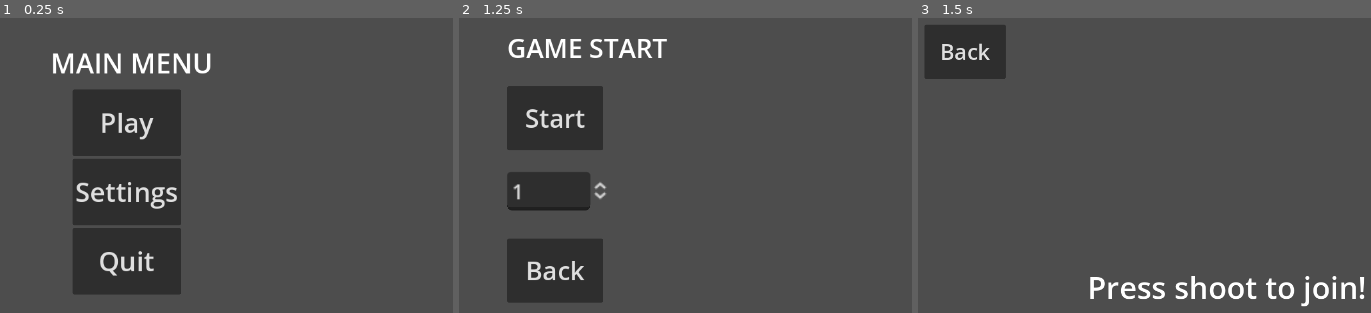
Above: before the commit, frames 1-3 (left to right).
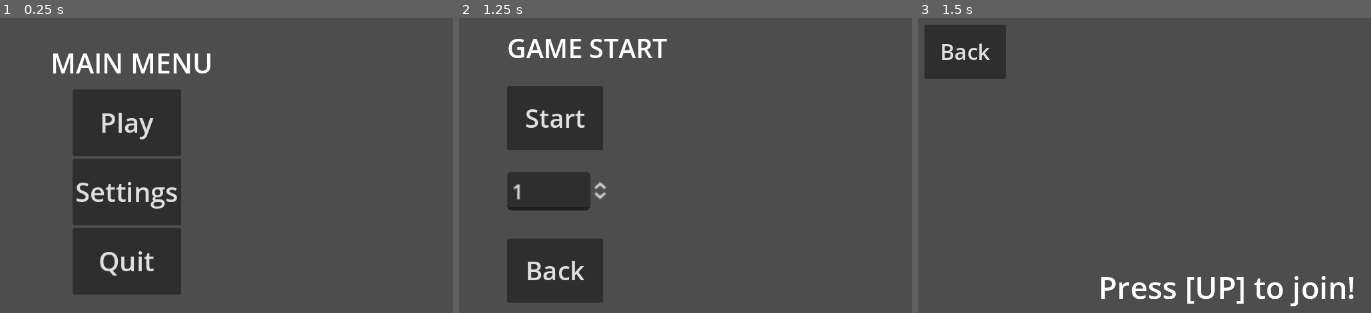
Above: after the commit, the same moments.

Repository: StickyBeacon/chasebox
Game: Godot game, scene res://spaces/main_menu.tscn
The game is run twice, just before and just after one commit, with the same random seed, the same clock (stepped at 60 frames per second) and the same inputs. The engine's default icon, where the game draws it, is replaced by a stand-in: a white triangle on a blue panel in a dark square. Sound files missing from this copy of the repository are replaced by a short silence.
Inputs:
- Up to frame 1 (0.25 s): no input
- Up to frame 2 (1.25 s): click "Play" at 0.5 s
- Up to frame 3 (1.5 s): click "Start" at 1.25 s

Frames 1-2 are identical in both runs. In frame 3, 2.3% of the frame differs, in the area x 37-99%, y 87-98%.

Commit message:
Multiplechanges
back in the game, baybey!

Diff:
--- a/managers/non_globals/map_manager.gd
+++ b/managers/non_globals/map_manager.gd
@@ -1,26 +1,29 @@
 extends Node
 
-var _map_list = []
 const MAP_DIR = "res://spaces/maps/"
 var _current_map :BaseMap= null
-const MAPS = [1,2,3,4,5]
+var _chosen_maps = [1,2,3,4,5]
+var _current_maps = []
+var _current_map_id = -1
 
 
 func _ready() -> void:
-	var dir_access = DirAccess.open(MAP_DIR)
-	for map in dir_access.get_files():
-		if map.ends_with(".tscn"):
-			_map_list.append(load(MAP_DIR + map))
-			print("%s: added map %s" % [self,load(MAP_DIR + map)])
+	set_maps(_chosen_maps)
 
 
 func generate_random_map():
 	_clear_map()
-	var map_to_load = ResourceLoader.load("res://spaces/maps/map_%s.tscn" % MAPS.pick_random())
+
+	if _current_maps.is_empty():
+		set_maps(_chosen_maps)
+
+	_current_map_id = _current_maps.pick_random()
+	print("%s: loading map %s" % [name,_current_map_id])
+	var map_to_load = ResourceLoader.load("res://spaces/maps/map_%s.tscn" % _current_map_id)
 	var new_map = map_to_load.instantiate()
 	%Map.add_child(new_map)
 	_current_map = new_map
-
+	_current_maps.erase(_current_map_id)
 
 
 func spawn_players(team_dict):
@@ -31,8 +34,12 @@
 		player.global_position = _current_map.get_spawn(team)
 
 
-
 func _clear_map():
 	_current_map = null
 	for child in %Map.get_children():
 		child.queue_free()
+
+
+func set_maps(maps):
+	_chosen_maps = maps
+	_current_maps = _chosen_maps.duplicate()
--- a/managers/non_globals/round_manager.gd
+++ b/managers/non_globals/round_manager.gd
@@ -68,7 +68,6 @@
 	_clear_turn()
 	#Als alle turns voorbij zijn, begin nieuwe "ronde"
 	if _turn_count > _turn_order.size():
-		%TimerManager.calculate_round_points()
 		_turn_count = 0
 		_next_round()
 		return
@@ -155,7 +154,7 @@
 
 
 func _clear_round():
-	%TimerManager.clear_round()
+	pass
 
 
 func _on_round_timer_timeout() -> void:
--- a/managers/non_globals/timer_manager.gd
+++ b/managers/non_globals/timer_manager.gd
@@ -2,11 +2,8 @@
 
 @onready var timer :Timer = %ActualTimer
 @onready var label :Label = %TimeLabel
-# Voor totale game score bij te houden
-var game_score_dict = {}
-# Voor momentele ronde score bij te houden
-var round_time_dict = {}
 var total_time_dict = {}
+const SURVIVED_ADDITION = 5
 
 
 func _physics_process(_delta: float) -> void:
@@ -40,36 +37,18 @@
 
 
 func reset_values():
-	game_score_dict = {}
-	round_time_dict = {}
 	total_time_dict = {}
 
 
 func add_player(player_id):
-	game_score_dict[player_id] = 0
-	round_time_dict[player_id] = 0
 	total_time_dict[player_id] = 0
-
-
-func calculate_round_points():
-	var values = round_time_dict.values()
-	var player_id = round_time_dict.keys()[values.find(values.max())]
-	print("%s: %s got point this round!" % [name, player_id])
-	game_score_dict[player_id] += 1
-
-
-func clear_round():
-	for id in round_time_dict.keys():
-		round_time_dict[id] = 0
 
 
 func add_player_time(player_id, max_time = false):
 	print("%s: %s survived %s" % [name, player_id, _get_current_time()])
 	if max_time:
-		round_time_dict[player_id] += timer.wait_time
-		total_time_dict[player_id] += timer.wait_time
+		total_time_dict[player_id] += timer.wait_time + SURVIVED_ADDITION
 		return
-	round_time_dict[player_id] += _get_current_time()
 	total_time_dict[player_id] += _get_current_time()
 
 
--- a/player/player.gd
+++ b/player/player.gd
@@ -111,7 +111,6 @@
 
 func recolor_sprites(color):
 	%JumpIndicator.modulate = color
-	%AimCursor.modulate = color
 	%ChaseSprite.modulate = color
 	%ChaseSprite.modulate.a = .3
 	%ChaseSprite2.modulate = color
--- a/player/player.tscn
+++ b/player/player.tscn
@@ -9,7 +9,6 @@
 [ext_resource type="Texture2D" uid="uid://8t7m5pij44ai" path="res://assets/images/Queen/Air1.png" id="5_m4uwu"]
 [ext_resource type="Texture2D" uid="uid://cd6vopmwi1kyh" path="res://assets/images/Queen/Idle2.png" id="6_4e5a3"]
 [ext_resource type="Texture2D" uid="uid://bi2aq251gc8hy" path="res://assets/images/Queen/Air2.png" id="6_41fis"]
-[ext_resource type="Texture2D" uid="uid://lkw46275p7g8" path="res://assets/images/arrow.png" id="6_rluxf"]
 [ext_resource type="Texture2D" uid="uid://c1d467ncfvcvq" path="res://assets/images/jumpPlatform.png" id="7_h4bhr"]
 [ext_resource type="Texture2D" uid="uid://bnlg07teg28eq" path="res://assets/images/wheel.png" id="8_ff2o0"]
 [ext_resource type="Texture2D" uid="uid://fdxc10t3fxvv" path="res://assets/images/Queen/Jump1.png" id="9_cwxh1"]
@@ -366,17 +365,6 @@
 wait_time = 0.1
 one_shot = true
 
-[node name="AimCursor" type="Node2D" parent="."]
-unique_name_in_owner = true
-
-[node name="Sprite2D2" type="Sprite2D" parent="AimCursor"]
-z_index = 20
-texture_filter = 1
-position = Vector2(57, 0)
-rotation = -1.5708
-scale = Vector2(0.596476, 0.596476)
-texture = ExtResource("6_rluxf")
-
 [node name="JumpIndicator" type="Sprite2D" parent="."]
 unique_name_in_owner = true
 z_index = 11
--- a/player/player_movement.gd
+++ b/player/player_movement.gd
@@ -18,7 +18,7 @@
 # Rounds coyote-walljump mechanic
 var _free_jump = false
 
-var input_dict = {"jump" = null,"shoot"= null,"left"= null,"right"= null,"up"= null,"down"= null}
+var input_dict = {"jump" = null,"left"= null,"right"= null,"up"= null,"down"= null}
 
 var can_move:bool = false
 
--- a/player/player_shooting.gd
+++ b/player/player_shooting.gd
@@ -1,7 +1,7 @@
 extends Node
 
 @onready var player :Player = $"../.."
-var _input_dict = {"jump" = null,"shoot"= null,"left"= null,"right"= null,"up"= null,"down"= null}
+var _input_dict = {"jump" = null,"left"= null,"right"= null,"up"= null,"down"= null}
 
 var _bullet_type = preload("res://spawnables/basic_bullet.tscn")
 var _aim_rot:float = 0
@@ -13,10 +13,9 @@
 		_input_dict[key] = key + str(player.controller_id)
 
 
-#func _input(event: InputEvent) -> void: #TODO verander dit als je items wilt!!!!!!!!!!!!!!!!!!
-	#
-	#if event.is_action_pressed(_input_dict["shoot"]):
-		#shoot()
+func _input(event: InputEvent) -> void:
+	if event.is_action_pressed(_input_dict["up"]):
+		shoot()
 
 
 func _process(delta: float) -> void:
@@ -24,8 +23,6 @@
 	if _input_vector != Vector2.ZERO:
 		var target_rot = atan2(_input_vector.normalized().y,_input_vector.normalized().x)
 		_aim_rot = lerp_angle(_aim_rot,target_rot,delta*AIM_LERP_SPEED)
-		%AimCursor.rotation = _aim_rot
-
 
 
 func shoot():
--- a/project.godot
+++ b/project.godot
@@ -35,11 +35,6 @@
 jump1={
 "deadzone": 0.5,
 "events": [Object(InputEventKey,"resource_local_to_scene":false,"resource_name":"","device":-1,"window_id":0,"alt_press …(191 unchanged characters)…
-]
-}
-shoot1={
-"deadzone": 0.5,
-"events": [Object(InputEventKey,"resource_local_to_scene":false,"resource_name":"","device":-1,"window_id":0,"alt_pressed":false,"shift_pressed":false,"ctrl_pressed":false,"meta_pressed":false,"pressed":false,"keycode":0,"physical_keycode":4194325,"key_label":0,"unicode":0,"location":1,"echo":false,"script":null)
 ]
 }
 left1={
@@ -87,19 +82,9 @@
 "events": [Object(InputEventKey,"resource_local_to_scene":false,"resource_name":"","device":-1,"window_id":0,"alt_press …(195 unchanged characters)…
 ]
 }
-shoot2={
-"deadzone": 0.5,
-"events": [Object(InputEventKey,"resource_local_to_scene":false,"resource_name":"","device":-1,"window_id":0,"alt_pressed":false,"shift_pressed":false,"ctrl_pressed":false,"meta_pressed":false,"pressed":false,"keycode":0,"physical_keycode":4194326,"key_label":0,"unicode":0,"location":2,"echo":false,"script":null)
-]
-}
 jump3={
 "deadzone": 0.5,
 "events": [Object(InputEventKey,"resource_local_to_scene":false,"resource_name":"","device":-1,"window_id":0,"alt_press …(192 unchanged characters)…
-]
-}
-shoot3={
-"deadzone": 0.5,
-"events": [Object(InputEventKey,"resource_local_to_scene":false,"resource_name":"","device":-1,"window_id":0,"alt_pressed":false,"shift_pressed":false,"ctrl_pressed":false,"meta_pressed":false,"pressed":false,"keycode":0,"physical_keycode":67,"key_label":0,"unicode":99,"location":0,"echo":false,"script":null)
 ]
 }
 left3={
@@ -125,11 +110,6 @@
 jump4={
 "deadzone": 0.5,
 "events": [Object(InputEventKey,"resource_local_to_scene":false,"resource_name":"","device":-1,"window_id":0,"alt_press …(191 unchanged characters)…
-]
-}
-shoot4={
-"deadzone": 0.5,
-"events": [Object(InputEventKey,"resource_local_to_scene":false,"resource_name":"","device":-1,"window_id":0,"alt_pressed":false,"shift_pressed":false,"ctrl_pressed":false,"meta_pressed":false,"pressed":false,"keycode":0,"physical_keycode":77,"key_label":0,"unicode":109,"location":0,"echo":false,"script":null)
 ]
 }
 left4={
--- a/spaces/main_menu.tscn
+++ b/spaces/main_menu.tscn
@@ -248,7 +248,7 @@
 grow_horizontal = 2
 grow_vertical = 2
 theme_override_font_sizes/font_size = 56
-text = "Press shoot to join!"
+text = "Press [UP] to join!"
 horizontal_alignment = 1
 
 [connection signal="button_up" from="CanvasLayer/StartGame/BackButton" to="." method="change_menu" binds= [&"MainMenu"]]
--- a/spaces/maps/map_3.tscn
+++ b/spaces/maps/map_3.tscn
@@ -7,27 +7,35 @@
 [node name="BaseMap" instance=ExtResource("1_2yhgn")]
 
 [node name="ChaserSpawn" parent="." index="0"]
-position = Vector2(0, 242)
+position = Vector2(192, 235)
 
 [node name="RunnerSpawn" parent="." index="1"]
-position = Vector2(0, -245)
+position = Vector2(-117, -170)
 
 [node name="Obstacle" parent="." index="3" instance=ExtResource("2_gxdil")]
-position = Vector2(0, 147)
-scale = Vector2(-6.89713, -1.07475)
+position = Vector2(199, 129)
+scale = Vector2(-3.39514, -1.18222)
 
-[node name="Obstacle2" parent="." index="4" instance=ExtResource("2_gxdil")]
-position = Vector2(0, -147)
-scale = Vector2(-6.89713, -1.07475)
+[node name="Obstacle4" parent="." index="4" instance=ExtResource("2_gxdil")]
+position = Vector2(-465, -44)
+scale = Vector2(2.71791, -2.06318)
 
-[node name="SawBlade" parent="." index="5" instance=ExtResource("3_pqc1m")]
-position = Vector2(-210, 96)
-scale = Vector2(3.79361, 3.79361)
+[node name="Obstacle5" parent="." index="5" instance=ExtResource("2_gxdil")]
+position = Vector2(-331, 189)
+scale = Vector2(2.00931, 0.88422)
 
-[node name="SawBlade2" parent="." index="6" instance=ExtResource("3_pqc1m")]
+[node name="Obstacle2" parent="." index="6" instance=ExtResource("2_gxdil")]
+position = Vector2(-116, -106)
+scale = Vector2(-1.483, -0.477667)
+
+[node name="Obstacle3" parent="." index="7" instance=ExtResource("2_gxdil")]
+position = Vector2(125, -104)
+scale = Vector2(-1.483, -0.477667)
+
+[node name="SawBlade" parent="." index="8" instance=ExtResource("3_pqc1m")]
+position = Vector2(195, 294)
+scale = Vector2(1.95523, 1.95523)
+
+[node name="SawBlade2" parent="." index="9" instance=ExtResource("3_pqc1m")]
 position = Vector2(0, -99)
 scale = Vector2(3.79361, 3.79361)
-
-[node name="SawBlade3" parent="." index="7" instance=ExtResource("3_pqc1m")]
-position = Vector2(210, 96)
-scale = Vector2(3.79361, 3.79361)
--- a/spaces/maps/map_4.tscn
+++ b/spaces/maps/map_4.tscn
@@ -6,29 +6,36 @@
 
 [node name="BaseMap" instance=ExtResource("1_hq2mn")]
 
+[node name="ChaserSpawn" parent="." index="0"]
+position = Vector2(-362, 208)
+
 [node name="RunnerSpawn" parent="." index="1"]
-position = Vector2(504, -108)
+position = Vector2(425, -120)
 
 [node name="Obstacle" parent="." index="3" instance=ExtResource("2_7eu2l")]
 position = Vector2(-285, 0)
 scale = Vector2(2.93289, 3.01418)
 
 [node name="Obstacle2" parent="." index="4" instance=ExtResource("2_7eu2l")]
-position = Vector2(226, 277)
-scale = Vector2(1.20377, 2.41917)
+position = Vector2(218, 184)
+scale = Vector2(1.23586, 1.27866)
 
 [node name="Obstacle3" parent="." index="5" instance=ExtResource("2_7eu2l")]
-position = Vector2(780, -6)
-scale = Vector2(6.47156, -1.27325)
+position = Vector2(422, 7)
+scale = Vector2(1.3882, -1.23984)
 
 [node name="Obstacle4" parent="." index="6" instance=ExtResource("2_7eu2l")]
-position = Vector2(113, -255)
-scale = Vector2(1.18785, -3.20557)
+position = Vector2(123, -165)
+scale = Vector2(1.44429, -1.35571)
 
 [node name="SawBlade" parent="." index="7" instance=ExtResource("3_cx7xw")]
 position = Vector2(-537, 275)
 scale = Vector2(5.23791, 5.23791)
 
-[node name="SawBlade2" parent="." index="8" instance=ExtResource("3_cx7xw")]
-position = Vector2(409, 283)
+[node name="SawBlade3" parent="." index="8" instance=ExtResource("3_cx7xw")]
+position = Vector2(-537, -275)
 scale = Vector2(5.23791, 5.23791)
+
+[node name="SawBlade2" parent="." index="9" instance=ExtResource("3_cx7xw")]
+position = Vector2(405, 180)
+scale = Vector2(2.6142, 2.6142)
--- a/spaces/maps/map_5.tscn
+++ b/spaces/maps/map_5.tscn
@@ -16,18 +16,30 @@
 position = Vector2(3.8147e-06, -1.90735e-06)
 scale = Vector2(6.6245, 6.6245)
 
-[node name="Obstacle" parent="." index="4" instance=ExtResource("3_iam7g")]
-position = Vector2(0, 191)
-scale = Vector2(4.4156, -0.6875)
+[node name="Obstacle2" parent="." index="4" instance=ExtResource("3_iam7g")]
+position = Vector2(0, 197)
+scale = Vector2(3.8928, -0.663522)
 
-[node name="Obstacle2" parent="." index="5" instance=ExtResource("3_iam7g")]
-position = Vector2(0, -200)
-scale = Vector2(4.4156, -0.6875)
+[node name="Obstacle3" parent="." index="5" instance=ExtResource("3_iam7g")]
+position = Vector2(-316, 86)
+scale = Vector2(2.13177, -0.551281)
 
-[node name="Obstacle3" parent="." index="6" instance=ExtResource("3_iam7g")]
-position = Vector2(320, 0)
-scale = Vector2(0.804328, -2.97917)
+[node name="Obstacle4" parent="." index="6" instance=ExtResource("3_iam7g")]
+position = Vector2(290, -145)
+scale = Vector2(2.13177, -0.551281)
 
-[node name="Obstacle4" parent="." index="7" instance=ExtResource("3_iam7g")]
-position = Vector2(-320, 0)
-scale = Vector2(0.804328, -2.97917)
+[node name="Obstacle5" parent="." index="7" instance=ExtResource("3_iam7g")]
+position = Vector2(326, 114)
+scale = Vector2(2.13177, -0.551281)
+
+[node name="Obstacle6" parent="." index="8" instance=ExtResource("3_iam7g")]
+position = Vector2(8, -189)
+scale = Vector2(2.86394, -0.770149)
+
+[node name="Obstacle7" parent="." index="9" instance=ExtResource("3_iam7g")]
+position = Vector2(-292, -85)
+scale = Vector2(0.806172, -2.1587)
+
+[node name="Obstacle8" parent="." index="10" instance=ExtResource("3_iam7g")]
+position = Vector2(-499, -195)
+scale = Vector2(1.28578, -0.966526)
--- a/ui/character_selection.gd
+++ b/ui/character_selection.gd
@@ -13,7 +13,7 @@
 		return
 
 	for i in [1,2,3,4]:
-		if event.is_action_pressed("shoot%s" % i) and not i in current_controllers.keys():
+		if event.is_action_pressed("up%s" % i) and not i in current_controllers.keys():
 			current_controllers[i] = find_child("Card%s"%i)
 			current_controllers[i].set_active(true)
 
--- a/ui/end_screen_list.gd
+++ b/ui/end_screen_list.gd
@@ -14,4 +14,4 @@
 		current_icons.append(icon)
 		icon.modulate = Color(1,1,1)
 
-		icon.get_child(0).text = "Time: %.2f" % time_dict[order[i]]
+		icon.get_child(0).text = "%.2f" % time_dict[order[i]]
Not shown: 1 places in player/player.tscn that only renumber resources
